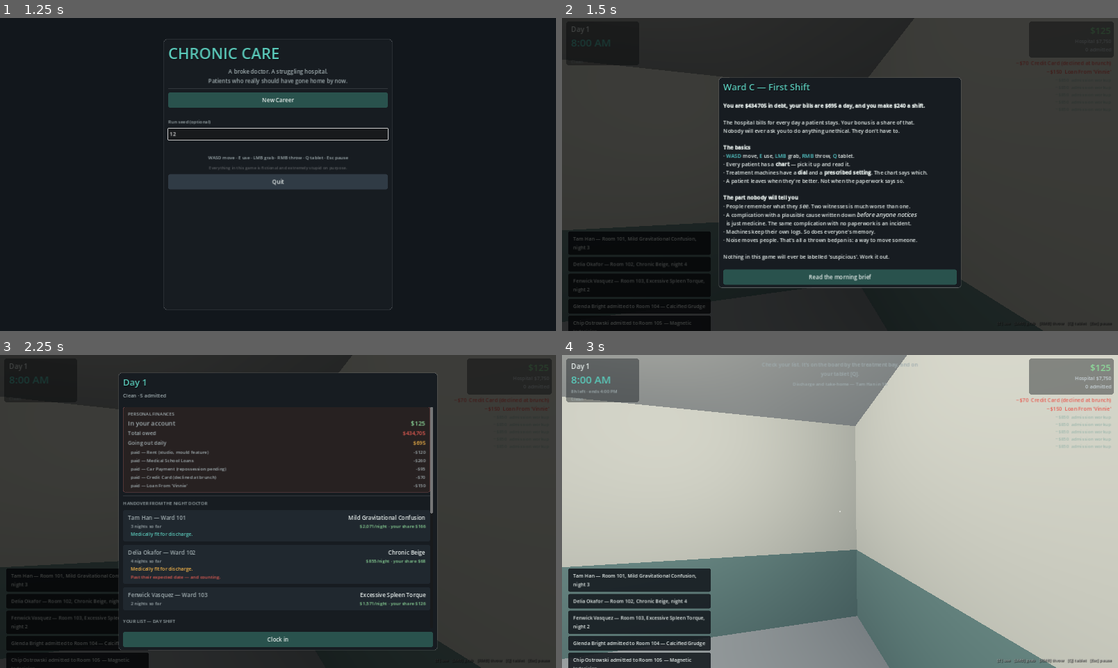
Above: before the commit, frames 1-4 (two rows, left to right).
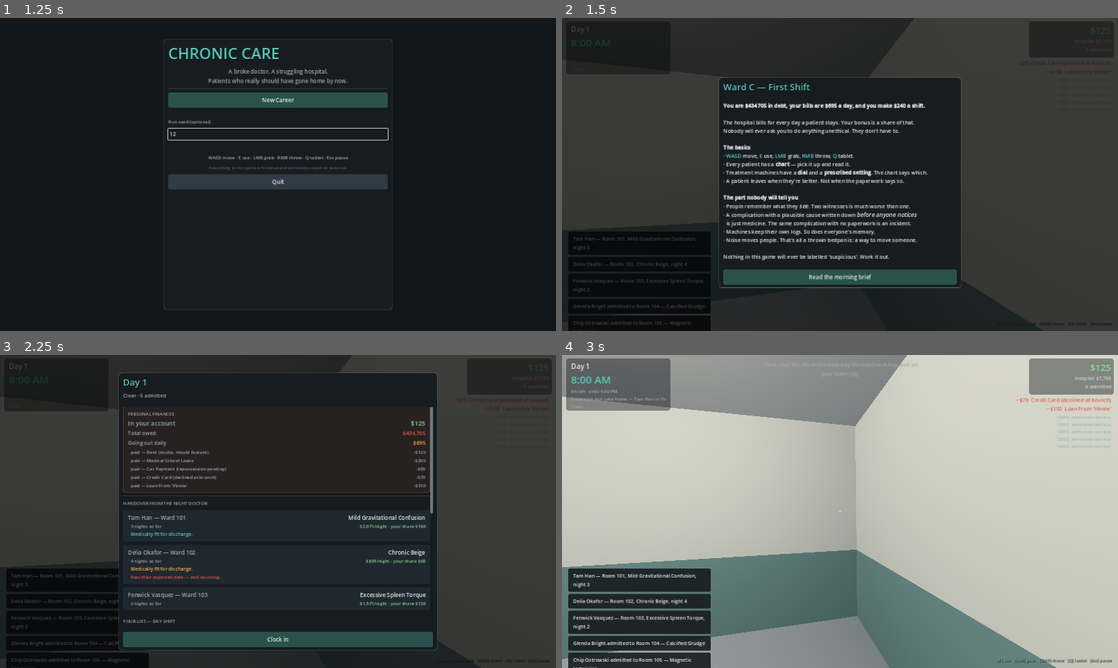
Above: after the commit, the same moments.

Repository: masonobegi/crypts-of-chaos
Game: Godot game, scene res://scenes/Boot.tscn
Two runs of this game, one before a commit and one after it. Both use one fixed random seed, a clock stepped at 60 frames per second and the inputs below.
Inputs (mouse positions are in pixels of both pictures, inside the frame that each line leads up to):
- Up to frame 1 (1.25 s): click (278, 133) at 0.52 s; type "12" at 0.6 s
- Up to frame 2 (1.5 s): click "New Career" at 1.25 s
- Up to frame 3 (2.25 s): click "Read the morning brief" at 2 s
- Up to frame 4 (3 s): click "Clock in" at 2.75 s

Frame 1 is identical in both runs. In frame 4, 1.3% of the frame differs, in the area x 0-59%, y 1-18%.

Commit message:
Move the appointment countdown out of the speech-bubble band
A rendered play run caught a nurse's "You know I can see you, right?" printed
straight through the countdown to the next appointment — 3D speech labels float
over the heads of whoever is standing in front of you, which is exactly where
the top-centre HUD band is. The countdown now sits with the other two answers
to "when", in the clock block, which also collapses to fit rather than leaving
a hole where the deadline goes before the shift starts.

Diff:
--- a/scripts/ui/hud.gd
+++ b/scripts/ui/hud.gd
@@ -9,6 +9,7 @@
 var _sanction: Label
 var _left: Label
 var _next_appt: Label
+var _tl_bg: PanelContainer
 var _personal: Label
 var _hospital: Label
 var _census: Label
@@ -55,11 +56,11 @@
 	# each block gets a soft dark backing rather than relying on the world
 	# behind it happening to have contrast.
 	# ---- top left: when you are
-	var tl_bg := UIKit.panel(Color(0.06, 0.08, 0.10, 0.42), 8)
-	UIKit.place(tl_bg, Control.PRESET_TOP_LEFT, 12, 10, 210, 126)
-	add_child(tl_bg)
+	_tl_bg = UIKit.panel(Color(0.06, 0.08, 0.10, 0.42), 8)
+	UIKit.place(_tl_bg, Control.PRESET_TOP_LEFT, 12, 10, 300, 152)
+	add_child(_tl_bg)
 	var tl := UIKit.vbox(2)
-	UIKit.place(tl, Control.PRESET_TOP_LEFT, 26, 18, 300, 120)
+	UIKit.place(tl, Control.PRESET_TOP_LEFT, 26, 18, 280, 146)
 	_day = UIKit.label("Day 1", 20, UIKit.INK)
 	_clock = UIKit.label("8:00 AM", 30, UIKit.ACCENT)
 	# A shift that ends at an hour you were never told is not a deadline, it is
@@ -68,9 +69,16 @@
 	# number, and it was not on screen anywhere.
 	_left = UIKit.label("", 13, Color(0.78, 0.82, 0.84))
 	_sanction = UIKit.label("Clean", 13, Color(0.78, 0.82, 0.84))
+	# The next appointment lives here, with the other two answers to "when".
+	# It used to sit top-centre, where NPC speech labels float over the heads of
+	# whoever is standing in front of you — a rendered play run caught a nurse's
+	# "You know I can see you, right?" printed straight through the countdown.
+	_next_appt = UIKit.label("", 13, UIKit.INK_DIM, HORIZONTAL_ALIGNMENT_LEFT, true)
+	_next_appt.size_flags_horizontal = Control.SIZE_EXPAND_FILL
 	tl.add_child(_day)
 	tl.add_child(_clock)
 	tl.add_child(_left)
+	tl.add_child(_next_appt)
 	tl.add_child(_sanction)
 	add_child(tl)
 
@@ -100,13 +108,7 @@
 	_objective = UIKit.label("", 15, UIKit.INK_DIM, HORIZONTAL_ALIGNMENT_CENTER, true)
 	_objective.size_flags_horizontal = Control.SIZE_EXPAND_FILL
 	tc.add_child(_objective)
-	# The objective line belongs to whoever last spoke — the tutorial, the
-	# appointment system, an investigation. The countdown to the next booked
-	# slot is live and ticks every minute, so it gets its own line rather than
-	# fighting for that one.
-	_next_appt = UIKit.label("", 13, UIKit.INK_DIM, HORIZONTAL_ALIGNMENT_CENTER)
-	_next_appt.size_flags_horizontal = Control.SIZE_EXPAND_FILL
-	tc.add_child(_next_appt)
+
 
 	# Neutral by default and restyled per tier in _refresh_watchers. It used to
 	# be hardcoded alarm-red, and it shows for anybody with line of sight
@@ -231,6 +233,7 @@
 	if GameState.phase != GameState.Phase.SHIFT:
 		_left.text = ""
 		_next_appt.text = ""
+		_fit_clock_panel()
 		return
 	var mins := GameState.shift_minutes_remaining()
 	var end_hour := (GameState.shift_start_hour() + GameState.shift_hours()) % 24
@@ -242,11 +245,13 @@
 	var appts = get_tree().get_first_node_in_group("appointment_system")
 	if appts == null:
 		_next_appt.text = ""
+		_fit_clock_panel()
 		return
 	var e: Dictionary = appts.next_due()
 	if e.is_empty():
 		_next_appt.text = "Nothing else booked."
 		_next_appt.add_theme_color_override("font_color", UIKit.INK_DIM)
+		_fit_clock_panel()
 		return
 	var until: int = appts.minutes_until(int(e["hour"]))
 	var label := String(AppointmentSystem.LABELS.get(String(e["kind"]), "Appointment"))
@@ -262,6 +267,16 @@
 			UIKit.span_str(grace)]
 		_next_appt.add_theme_color_override("font_color",
 			UIKit.BAD if grace <= 60 else UIKit.WARN)
+	_fit_clock_panel()
+
+## An empty label still takes a line, and the backing panel is a fixed rectangle,
+## so before the shift starts the clock block was a tall box with a hole in it.
+func _fit_clock_panel() -> void:
+	_left.visible = _left.text != ""
+	_next_appt.visible = _next_appt.text != ""
+	var lines := 3 + (1 if _left.visible else 0) + (1 if _next_appt.visible else 0)
+	_tl_bg.size.y = 30.0 + float(lines) * 24.0
+	_tl_bg.size.x = 300.0 if _next_appt.visible else 210.0
 
 func _on_money(personal: int, hospital: int) -> void:
 	_personal.text = UIKit.money_str(personal)
